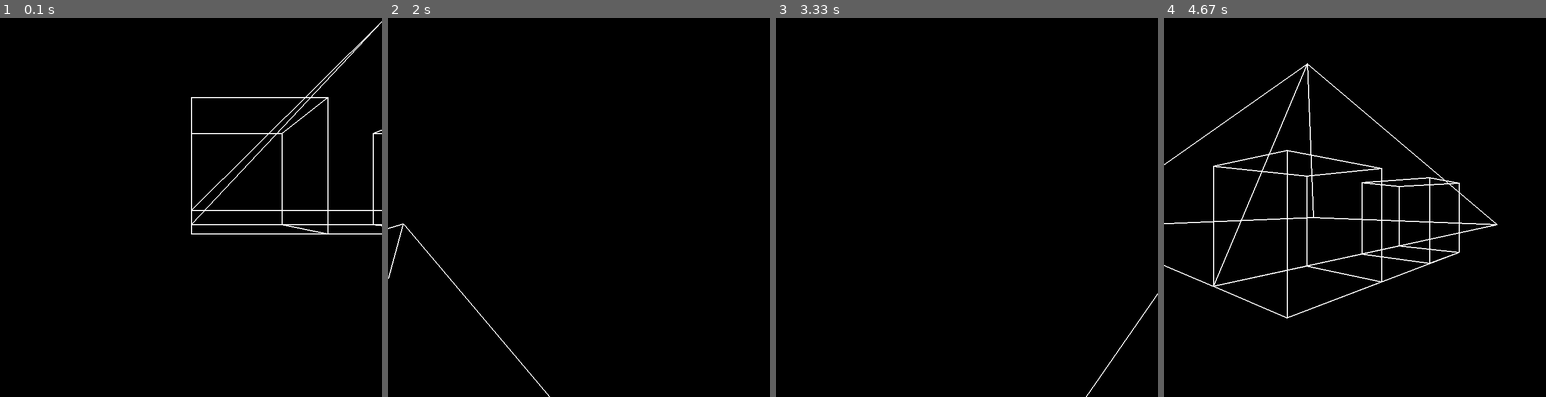
Above: before the commit, frames 1-4 (left to right).
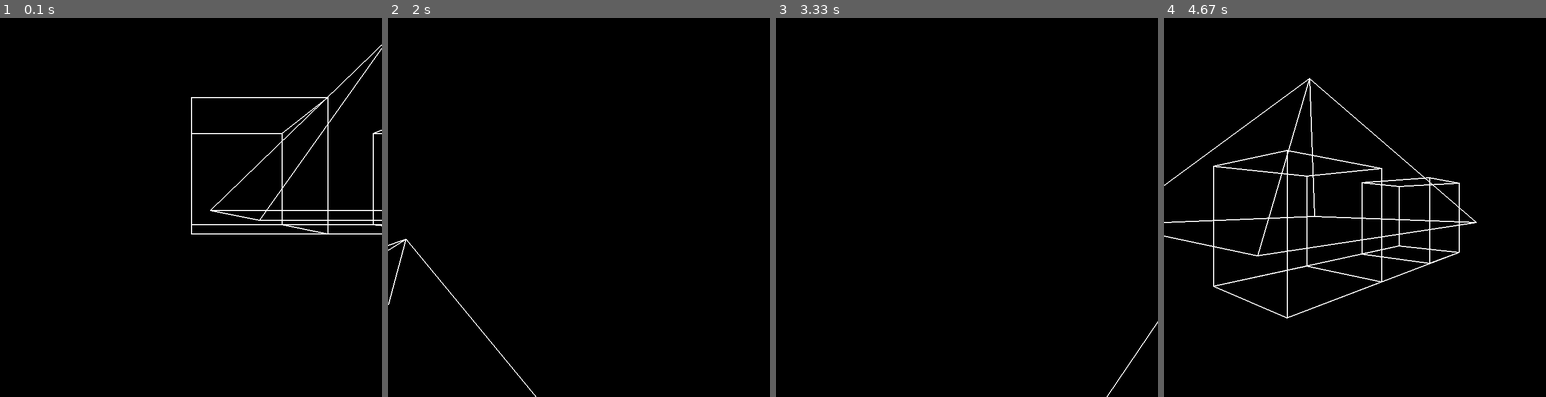
Above: after the commit, the same moments.

Repository: Anthony-Gambale/Pygame-3D
Game: pygame game, started from exmaple.py
Same seed, same stepped clock (60 frames per second), same inputs: the game is played once before the commit and once after it.
Inputs:
- Up to frame 1 (0.1 s): no input
- Up to frame 2 (2 s): hold Right 0.33-0.8 s; hold Up 0.83-1.13 s; hold W 0.83-1.13 s; tap Space at 0.9, 1.23, 1.53, 1.73 s; hold Right 1.17-1.63 s; hold D 1.17-1.63 s; hold Left from 1.67 s (still down); hold A from 1.67 s (still down)
- Up to frame 3 (3.33 s): tap Space at 2.03, 2.3, 2.63, 2.93, 3.07 s; release Left at 2.2 s; release A at 2.2 s; hold Down 2.23-2.53 s; hold S 2.23-2.53 s; hold Left 2.57-2.97 s; hold A 2.57-2.97 s; hold Up from 3 s (still down); hold W from 3 s (still down)
- Up to frame 4 (4.67 s): release Up at 3.37 s; release W at 3.37 s; hold Right 3.4-4.03 s; hold D 3.4-4.03 s; tap Space at 3.47, 3.77, 4.13, 4.53 s; hold Down 4.07-4.43 s; hold S 4.07-4.43 s; hold Left from 4.47 s (still down); hold A from 4.47 s (still down)

The runs differ from the first frame. In frame 1, 0.7% of the frame differs, in the area x 50-100%, y 0-55%; in frame 2, 0.4%; in frame 3, 0.1%; in frame 4, 1.8%, in the area x 0-88%, y 11-71%.

Commit message:
moved objects in example

Diff:
--- a/exmaple.py
+++ b/exmaple.py
@@ -9,7 +9,7 @@
 cube_model = pygame3D.read_model("models/cube_model.txt")
 plane_model = pygame3D.read_model("models/plane_model.txt")
 pyramid_model = pygame3D.read_model("models/big_pyramid.txt")
-scene.add_shape(pyramid_model, pygame3D.Vec3([0,0,300]))
+scene.add_shape(pyramid_model, pygame3D.Vec3([100,0,400]))
 scene.add_shape(cube_model)
 scene.add_shape(cube_model.clone(), pygame3D.Vec3([200, 0, 0]))
 scene.add_shape(plane_model)
